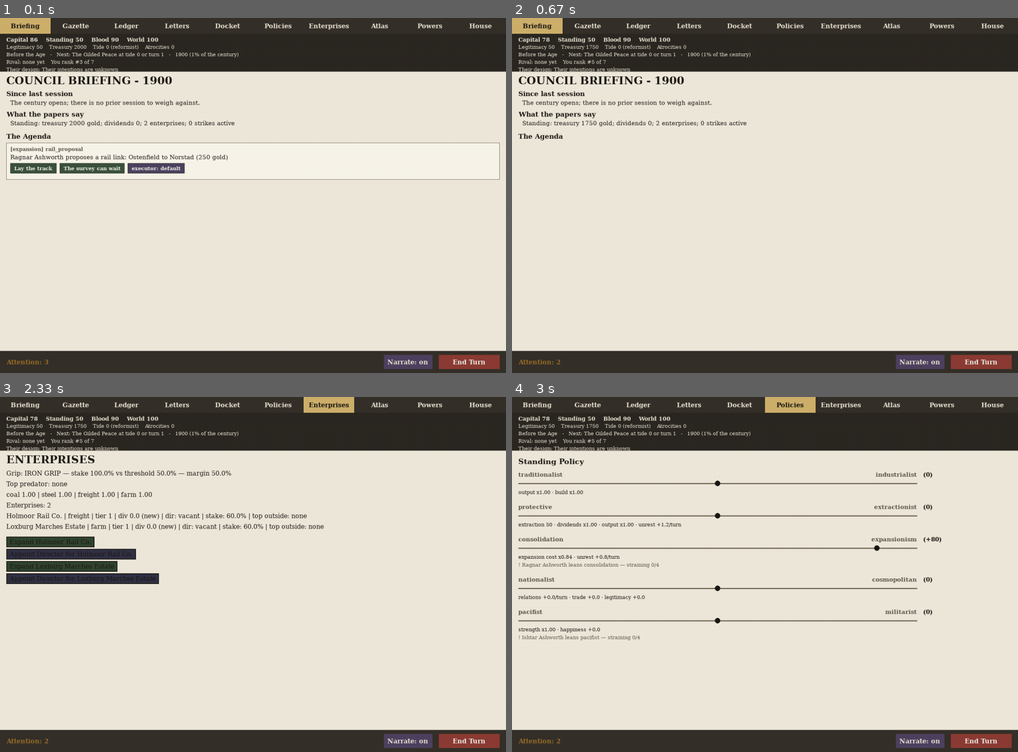
Above: before the commit, frames 1-4 (two rows, left to right).
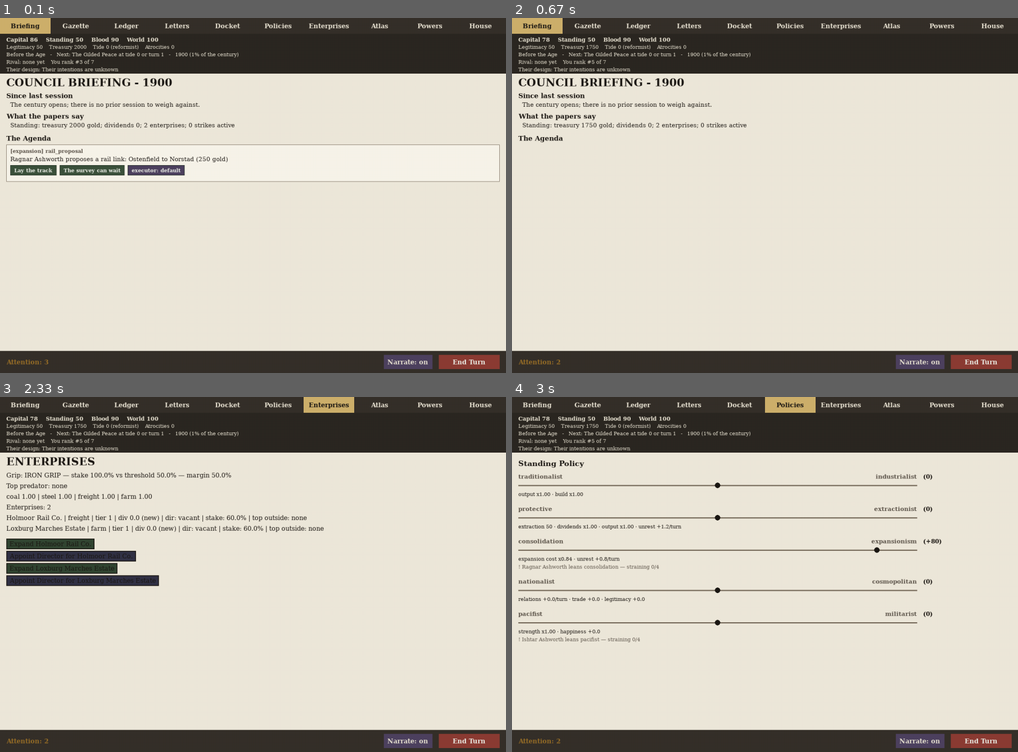
Above: after the commit, the same moments.

Repository: civersen222/Guilded-Age
Game: pygame game, started from gilded/__main__.py
The game is run twice, just before and just after one commit, with the same random seed, the same clock (stepped at 60 frames per second) and the same inputs.
Inputs (mouse positions are in pixels of both pictures, inside the frame that each line leads up to):
- Up to frame 1 (0.1 s): no input
- Up to frame 2 (0.67 s): click "Lay the track" at 0.38 s
- Up to frame 3 (2.33 s): click "Enterprises" at 0.72 s; click "Briefing" at 1.55 s; click "Gazette" at 1.88 s; click "Enterprises" at 2.22 s
- Up to frame 4 (3 s): click "Policies" at 2.55 s; click (866, 546) at 2.88 s

The runs differ from the first frame. In frame 1, 4.4% of the frame differs, in the area x 0-100%, y 15-47%; in frame 2, 2.3%; in frame 3, 4.6%; in frame 4, 6.7%, in the area x 0-100%, y 15-70%.

Commit message:
Fix Wave 0: HUD overflow and dual-year functions
1. HUD band height now derived from HUD_LINES (dynamic) instead of
   hardcoded constant — eliminates line-5 overflow onto content area.
2. papers.py calls chassis.year_of() for masthead year; YEAR_ZERO
   constant deleted. Test updated to import year_of instead.
3. Added gilded/tests/test_ui_hud.py (4 tests, 5 assertions).

Diff:
--- a/gilded/papers.py
+++ b/gilded/papers.py
@@ -12,8 +12,8 @@
 from typing import List
 
 from gilded.society.court import CourtPosition
+from gilded.chassis import year_of
 
-YEAR_ZERO = 1899                  # turn 1 dawns in 1900
 PRESS_SLANT_INTRIGUE = 12         # the Master of the Press starts earning it here
 SLANT_PREFIX = "It is rumoured, no doubt falsely, that "
 SCANDAL_MARKERS = ("Scandal", "scandal", "EXPOSED")
@@ -79,7 +79,7 @@
                   f"dividends {dividends:.0f}; "
                   f"{len(game.ents_of(house_name))} enterprises; "
                   f"{strikes} strikes active")
-    return TurnReport(game.turn, YEAR_ZERO + game.turn, gazette, ledger, letters)
+    return TurnReport(game.turn, year_of(game.turn), gazette, ledger, letters)
 
 
 def format_broadsheet(report: TurnReport) -> str:
--- a/gilded/tests/test_papers.py
+++ b/gilded/tests/test_papers.py
@@ -1,9 +1,9 @@
 """G14 papers tests: register scoping, the standing summary, press slant,
 and the broadsheet's type."""
 
-from gilded.chassis import GildedGame, TurnEvent
+from gilded.chassis import GildedGame, TurnEvent, year_of
 from gilded.papers import (MASTHEAD, SLANT_PREFIX, WRAP_WIDTH, TurnReport,
-                           YEAR_ZERO, compose, format_broadsheet)
+                           compose, format_broadsheet)
 from gilded.society.court import CourtPosition
 
 SEED = 42
@@ -36,7 +36,7 @@
     h, _ = _two_houses(g)
     rep = compose(g, h)
     assert rep.turn == g.turn
-    assert rep.year == YEAR_ZERO + g.turn >= 1900
+    assert rep.year == year_of(g.turn) >= 1900
 
 
 def test_registers_scope_to_the_reading_house():
--- /dev/null
+++ b/gilded/tests/test_ui_hud.py
@@ -0,0 +1,59 @@
+"""Wave 0 – HUD geometry and single-source year."""
+
+import pygame
+
+from gilded.chassis import GildedGame, TURN_BUDGET, year_of
+from gilded.ui.broadsheet import TAB_H, HUD_LINES, _ensure_hud_h, _font, _hud_height
+
+
+def _init_fonts():
+    if not pygame.font.get_init():
+        pygame.font.init()
+
+
+def test_hud_height_covers_all_lines():
+    """HUD height is derived from HUD_LINES, not a hardcoded constant."""
+    _init_fonts()
+    fs = _font(15)
+    line_h = fs.get_height() + 3
+    expected = 6 + HUD_LINES * line_h
+    assert _ensure_hud_h() == expected
+
+
+def test_hud_draws_five_lines():
+    """All five HUD rows render text (the fifth is the rival's design)."""
+    _init_fonts()
+    g = GildedGame(42)
+    g.end_turn()
+    from gilded.ui.broadsheet import BroadsheetView
+    v = BroadsheetView(g, sorted(g.houses)[0])
+    surf = pygame.Surface((1280, 900))
+    v.draw(surf)
+    hud_h = _ensure_hud_h()
+    y0 = TAB_H + 6
+    fs = _font(15)
+    line_h = fs.get_height() + 3
+    # Sample a pixel in each row's text area (left edge)
+    for i in range(HUD_LINES):
+        y = y0 + i * line_h
+        assert y + fs.get_height() <= TAB_H + hud_h, (
+            f"HUD line {i} overflows the band")
+
+
+def test_year_agrees_at_turn_12():
+    """Masthead and HUD read the same year at turn > 1."""
+    _init_fonts()
+    g = GildedGame(42)
+    while g.turn < 12:
+        g.end_turn()
+    from gilded.papers import compose
+    h = sorted(g.houses)[0]
+    rep = compose(g, h)
+    assert rep.year == year_of(g.turn), (
+        f"Masthead year {rep.year} != HUD year {year_of(g.turn)} at turn {g.turn}")
+
+
+def test_century_spans_1900_to_1999():
+    """year_of(1) == 1900 and year_of(TURN_BUDGET) == 1999."""
+    assert year_of(1) == 1900
+    assert year_of(TURN_BUDGET) == 1999
--- a/gilded/ui/broadsheet.py
+++ b/gilded/ui/broadsheet.py
@@ -35,9 +35,26 @@
 TABS = ("Briefing", "Gazette", "Ledger", "Letters", "Docket", "Policies", "Enterprises", "Atlas", "Powers", "House")
 
 TAB_H = 40
-HUD_H = 96
+HUD_LINES = 5  # number of text rows in the HUD
 BOTTOM_H = 56
+
+
+def _hud_height() -> int:
+    """Height the HUD needs for HUD_LINES rows.  Derived from content, not a constant."""
+    fs = _font(15)
+    line_h = fs.get_height() + 3
+    return 6 + HUD_LINES * line_h
+
+HUD_H = 0  # backward-compat alias; populated by _ensure_hud_h() on first use
 PAD = 16
+
+
+def _ensure_hud_h() -> int:
+    """Return HUD_H, computing it on first call if still zero."""
+    global HUD_H
+    if HUD_H == 0:
+        HUD_H = _hud_height()
+    return HUD_H
 
 PAPER_BG = (238, 232, 218)
 INK = (28, 24, 20)
@@ -145,8 +162,9 @@
         self._appoint_hits = []
         self._director_picker_hits = []
         surface.fill(PAPER_BG)
-        content = pygame.Rect(0, TAB_H + HUD_H, self._w,
-                              self._h - TAB_H - HUD_H - BOTTOM_H)
+        hud_h = _ensure_hud_h()
+        content = pygame.Rect(0, TAB_H + hud_h, self._w,
+                              self._h - TAB_H - hud_h - BOTTOM_H)
 
         if self.active_tab == "Briefing":
             self._draw_briefing(surface, content)
@@ -187,7 +205,7 @@
     def _draw_hud(self, surface) -> None:
         b = scoreboard(self.game, self.house)
         y0 = TAB_H
-        pygame.draw.rect(surface, HUD_BG, (0, y0, self._w, HUD_H))
+        pygame.draw.rect(surface, HUD_BG, (0, y0, self._w, _ensure_hud_h()))
         strong = _font(16, bold=True)
         fs = _font(15)
         line_h = fs.get_height() + 3
@@ -474,7 +492,7 @@
         font = _font(16)
         w = max(font.size(l)[0] for l in lines) + 2 * PAD
         h = len(lines) * (font.get_height() + 2) + 2 * PAD
-        rect = pygame.Rect(self._w - w - PAD, TAB_H + HUD_H + PAD, w, h)
+        rect = pygame.Rect(self._w - w - PAD, TAB_H + _ensure_hud_h() + PAD, w, h)
         panel = pygame.Surface(rect.size)
         panel.set_alpha(225)
         panel.fill((18, 16, 14))
